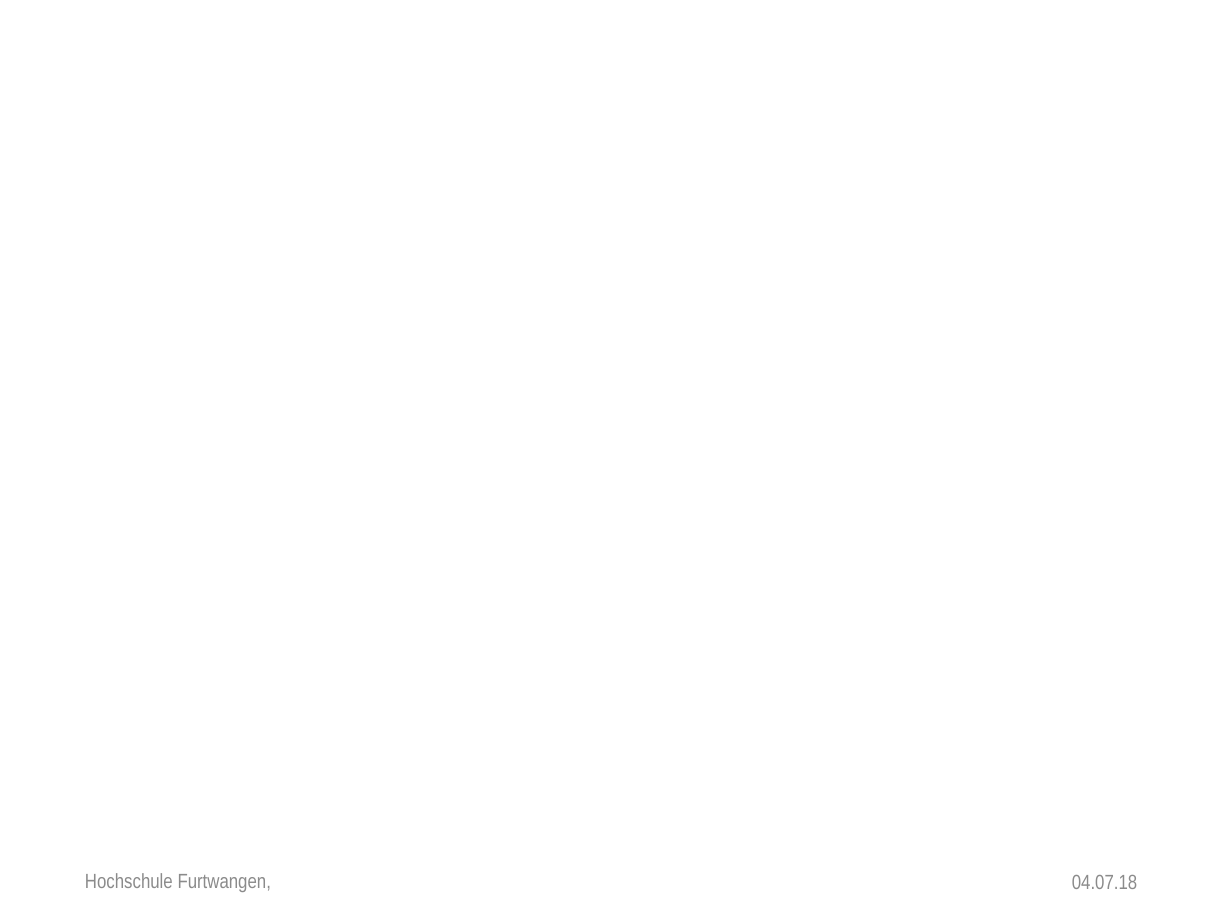
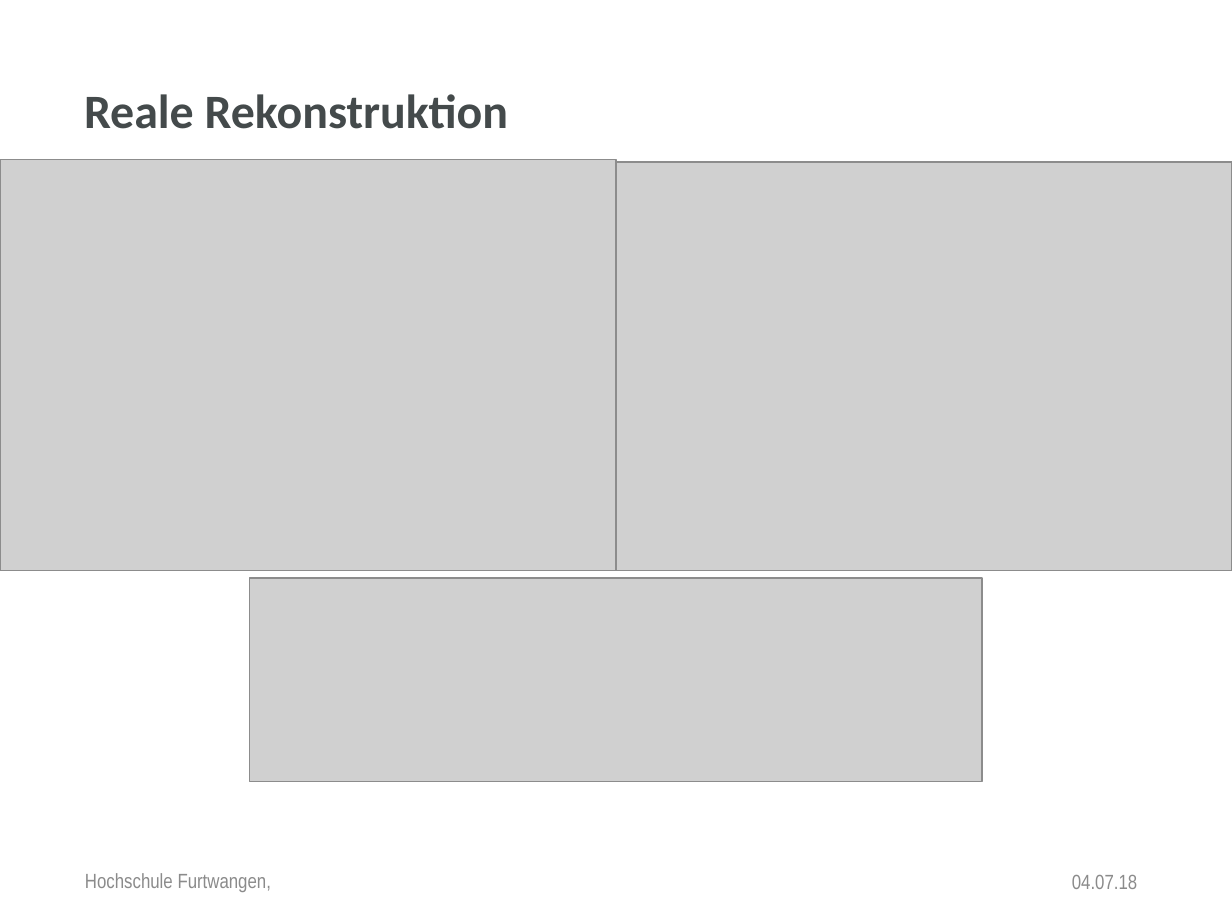
Before and after one commit to anjak610/MasterDuCC, a slide deck: slide 12 of Thesis/Disputation/PowerPointPresentation/New_Dispo_HFU_Design.pptx. Drawn at 1232x924 pixels with LibreOffice and Linux fonts; fonts in the diff are those of the drawing; grey boxes stand for pictures; background and template pictures are left out. Boxes give left, top, right and bottom in pixels: in the first picture for what was removed or moved away, otherwise in the second. Text is boxed around its words. In the diff, an @@ line names an element or a change of style, - is before the commit and + after.

```diff
--- a/Thesis/Disputation/PowerPointPresentation/New_Dispo_HFU_Design.pptx
+++ b/Thesis/Disputation/PowerPointPresentation/New_Dispo_HFU_Design.pptx
@@ text added at [84, 94, 508, 129], 28 pt, text #444A4B, bold @@
+Reale Rekonstruktion
@@ picture added at [0, 160, 616, 570] @@
@@ picture added at [616, 163, 1232, 570] @@
@@ picture added at [250, 578, 982, 781] @@
```
Also in this commit, not shown: 8 other slides changed, 12 slides added, 7 other files.
